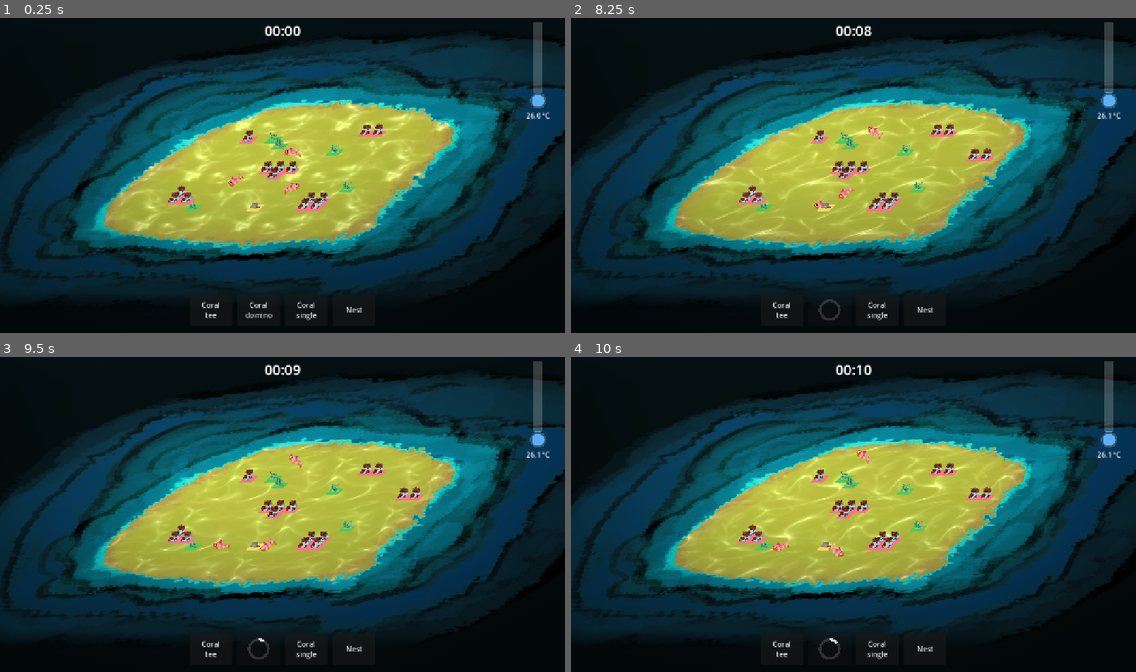
Above: before the commit, frames 1-4 (two rows, left to right).
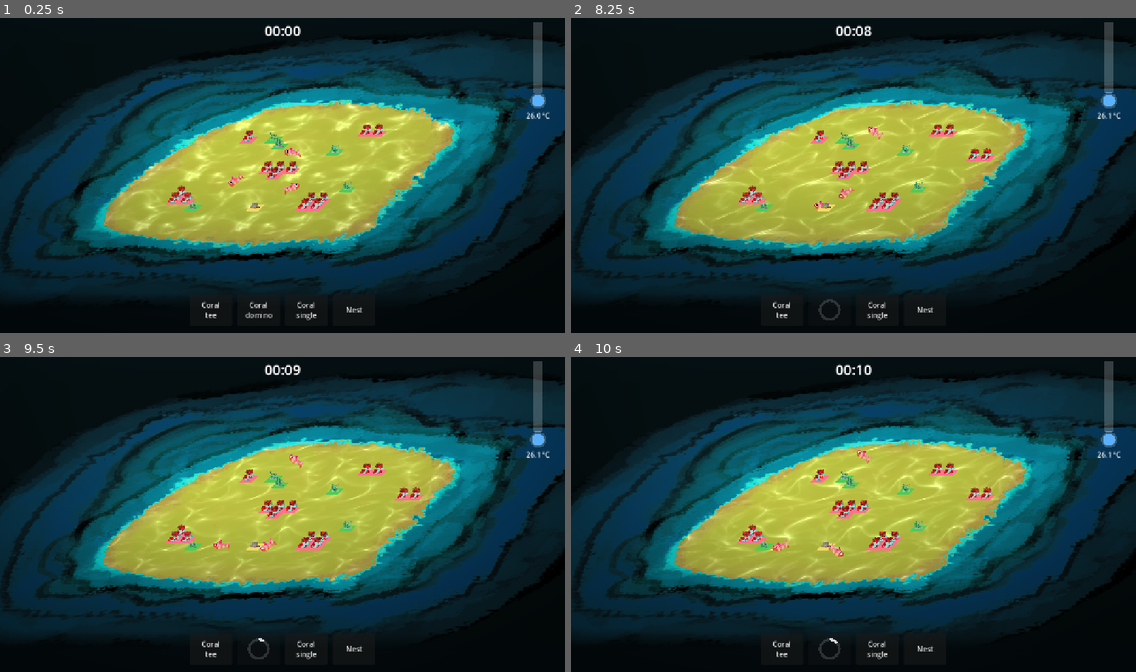
Above: after the commit, the same moments.

Repository: TakFog/rgj2026
Game: Godot game, scene res://main/main.tscn
Same seed, same stepped clock (60 frames per second), same inputs: the game is played once before the commit and once after it. Sound files missing from this copy of the repository are replaced by a short silence.
Inputs (mouse positions are in pixels of both pictures, inside the frame that each line leads up to):
- Up to frame 1 (0.25 s): no input
- Up to frame 2 (8.25 s): click "Coral single" at 0.5 s; click "Coral single" at 1.25 s; click "Coral tee" at 2 s; click "Nest" at 2.75 s; click "Coral tee" at 3.5 s; click "Nest" at 4.25 s; click "Coral tee" at 5 s; click "Coral single" at 5.75 s; click "Nest" at 6.5 s; click "Coral domino" at 7.25 s; move the mouse to (977, 159) at 8.02 s; click (977, 159) at 8.1 s
- Up to frame 3 (9.5 s): drag from (169, 530) to (254, 577) at 8.77 s
- Up to frame 4 (10 s): move the mouse to (910, 442) at 9.52 s; click (910, 442) at 9.6 s

The runs differ from the first frame. In frame 1, 0.4% of the frame differs, in the area x 29-68%, y 33-61%; in frame 2, 0.4%, in the area x 29-75%, y 33-61%; in frame 3, 0.4%; in frame 4, 0.4%.

Commit message:
Make the healthy coral tint a brighter red

Diff:
--- a/entities/coral/coral.gd
+++ b/entities/coral/coral.gd
@@ -8,7 +8,8 @@
 const HEALTHY_COLOR := Color(1.0, 0.45, 0.55)
 const SUFFOCATED_COLOR := Color(0.45, 0.42, 0.42)
 ## Tint of the (grayscale) coral art: red at full oxygen, fading to its own gray at 0.
-const CORAL_HEALTHY_TINT := Color(1.0, 0.3, 0.3)
+## Red is overbright (> 1) so the mid-gray art reads as a vivid, bright red.
+const CORAL_HEALTHY_TINT := Color(1.6, 0.25, 0.25)
 const CORAL_SUFFOCATED_TINT := Color.WHITE
 const CRUMBLE_SECONDS := 0.6
 ## Rock the corals grow on (never tinted) and the grayscale corals drawn over it.
